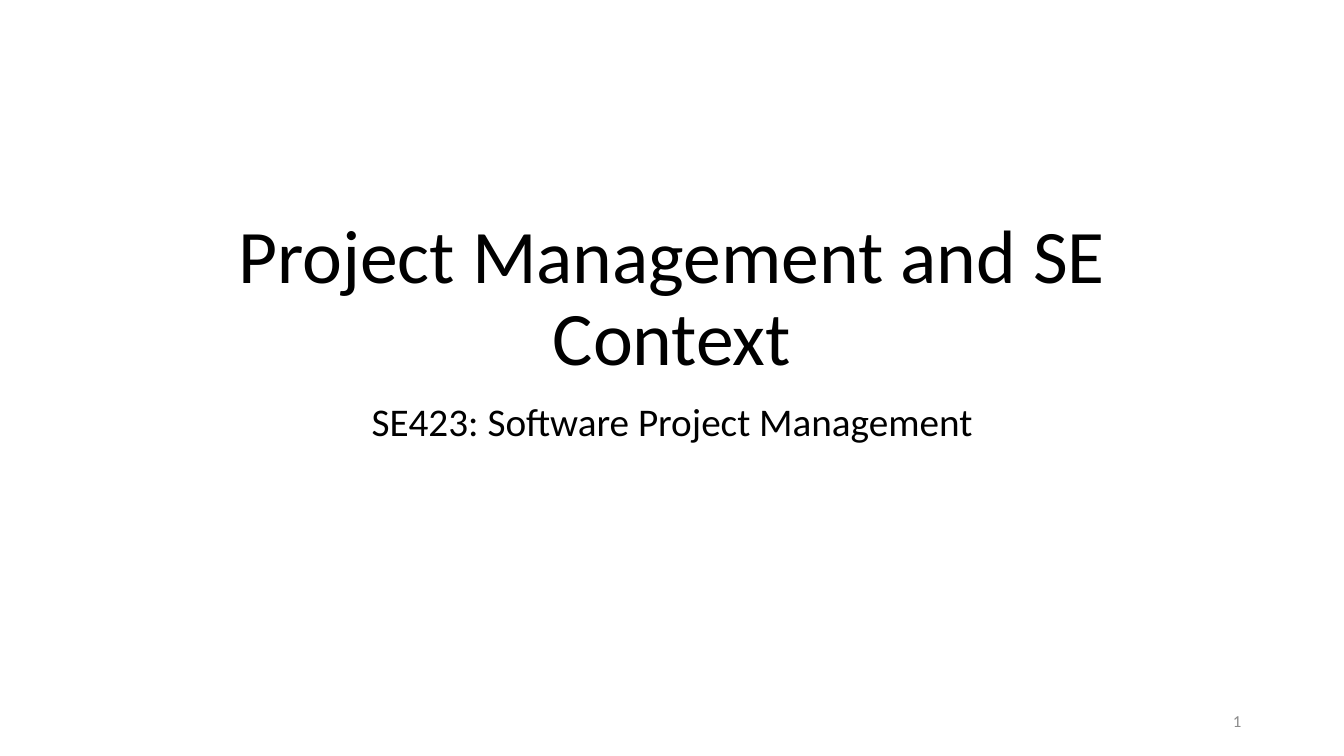
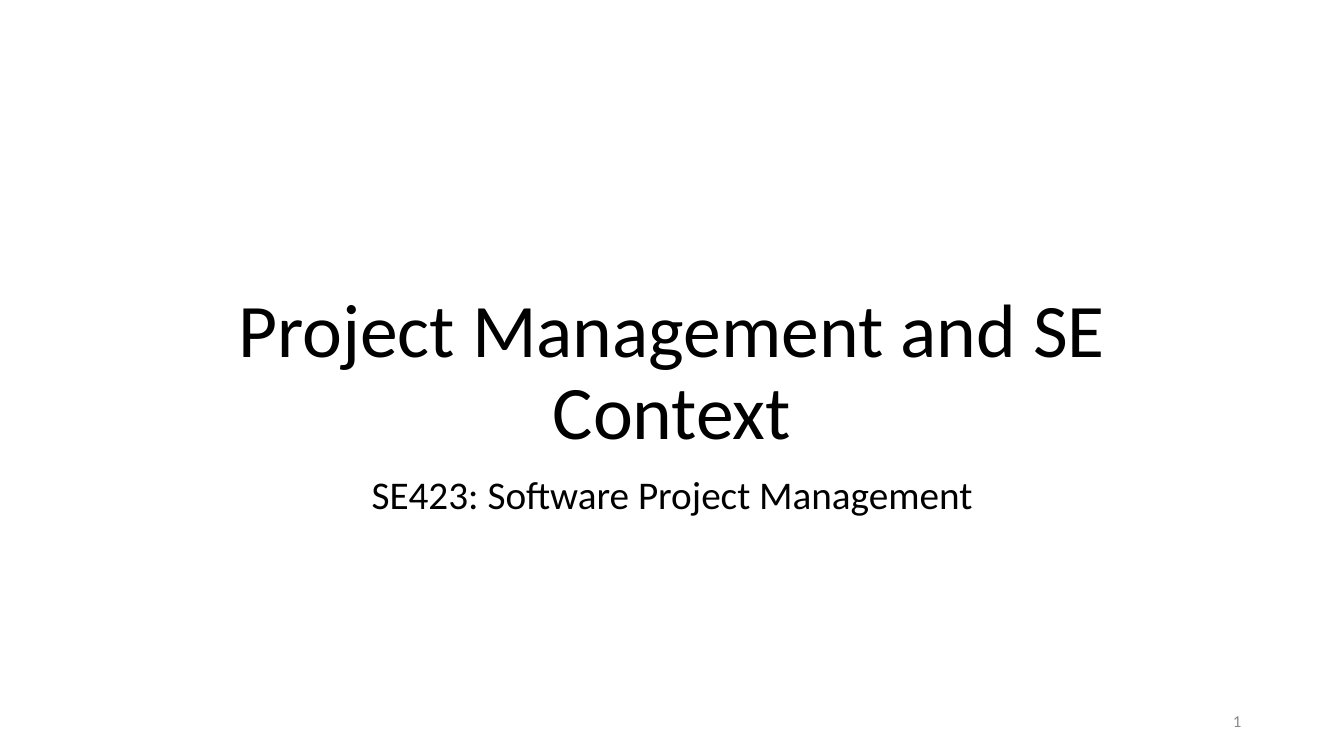
Before and after one commit to malenezi/malenezi, a slide deck: slide 1 of SE423/Lectures/2-SE Context/Project Management and SE Context.pptx. Drawn at 1344x756 pixels with LibreOffice and Linux fonts; fonts in the diff are those of the drawing; background and template pictures are left out. Boxes give left, top, right and bottom in pixels: in the first picture for what was removed or moved away, otherwise in the second. Text is boxed around its words. In the diff, an @@ line names an element or a change of style, - is before the commit and + after.

```diff
--- a/SE423/Lectures/2-SE Context/Project Management and SE Context.pptx
+++ b/SE423/Lectures/2-SE Context/Project Management and SE Context.pptx
@@ title "Project Management and SE Context" moved from (x1=238, y1=230, x2=1105, y2=366) to (x1=238, y1=304, x2=1105, y2=440) @@
@@ subtitle "SE423: Software Project Management" moved from (x1=372, y1=409, x2=972, y2=443) to (x1=372, y1=482, x2=972, y2=516) @@
```
Also in this commit, not shown: 9 other slides changed, 3 other files.
